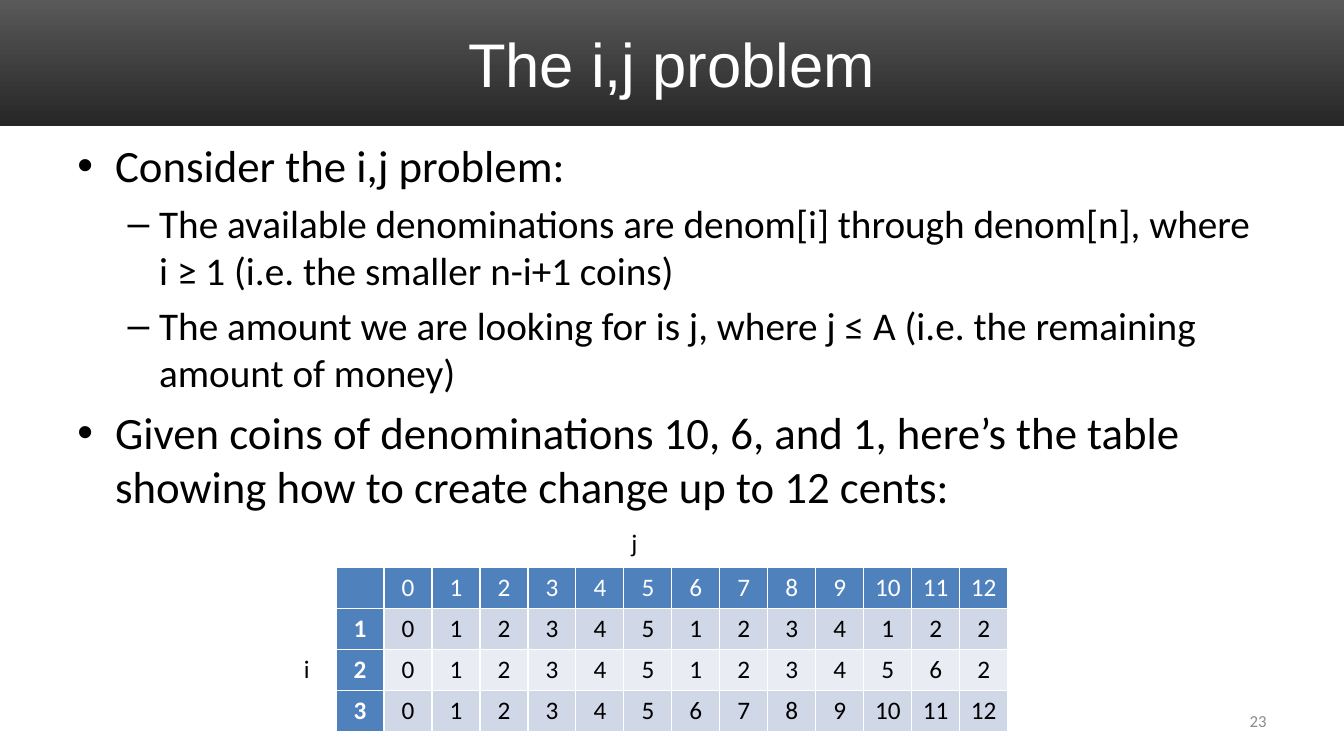
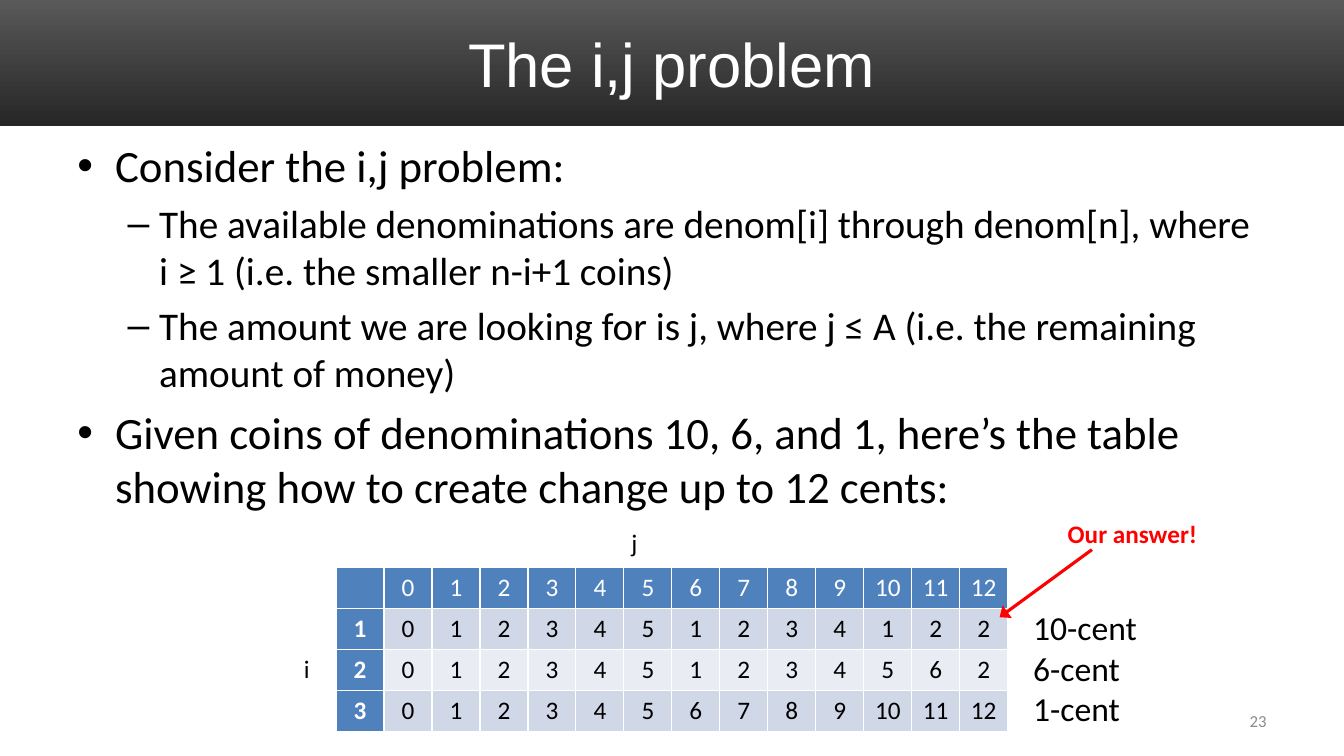
Before and after one commit to uva-cs/cs4102-f21, a slide deck: slide 23 of slides/DP_Greedy_coinChange.pptx. Drawn at 1344x756 pixels with LibreOffice and Linux fonts; fonts in the diff are those of the drawing. Boxes give left, top, right and bottom in pixels: in the first picture for what was removed or moved away, otherwise in the second. Text is boxed around its words. In the diff, an @@ line names an element or a change of style, - is before the commit and + after.

```diff
--- a/slides/DP_Greedy_coinChange.pptx
+++ b/slides/DP_Greedy_coinChange.pptx
@@ text added at [1068, 525, 1197, 549], 18 pt, text #FF0000, bold @@
+Our answer!
@@ arrow added from (1092, 549) to (1000, 617), #FF0000 2.25 pt @@
@@ text added at [1033, 618, 1137, 722], 24 pt, text #000000 @@
+10-cent
+6-cent
+1-cent
```
Also in this commit, not shown: 5 other slides changed.
